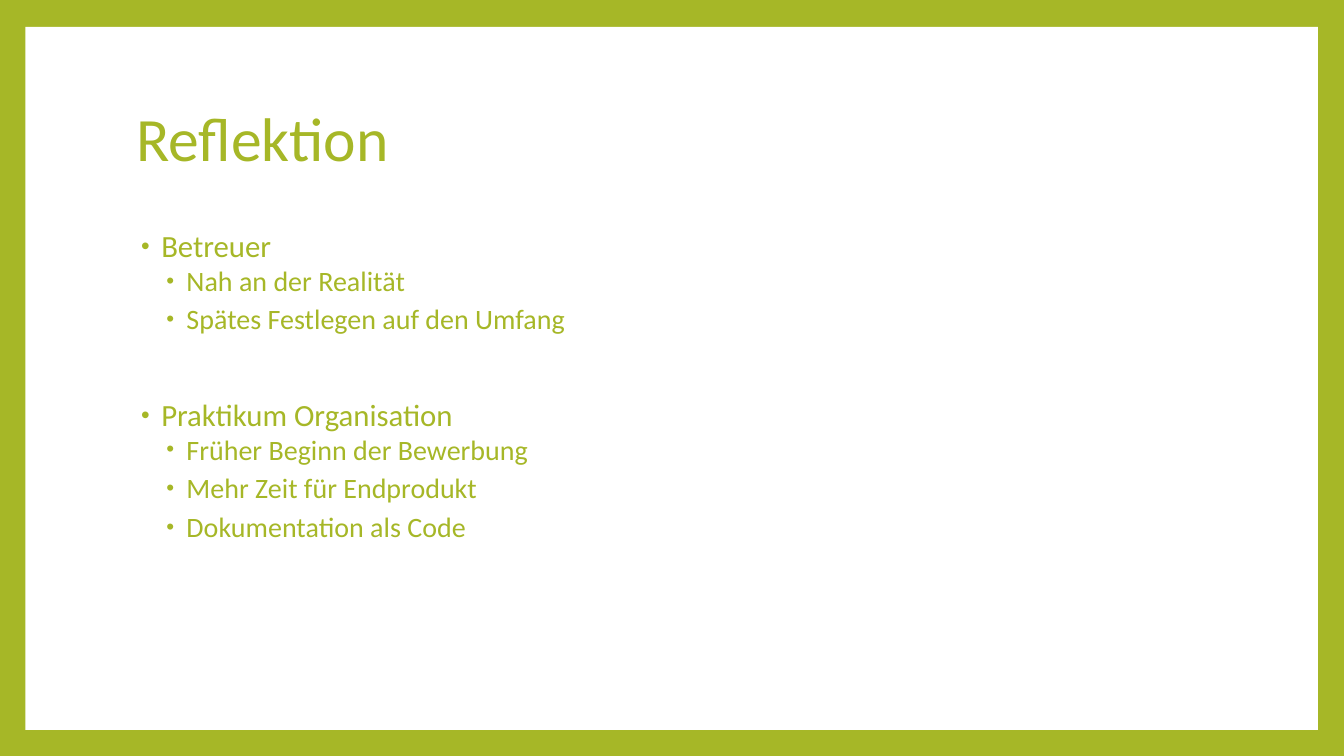
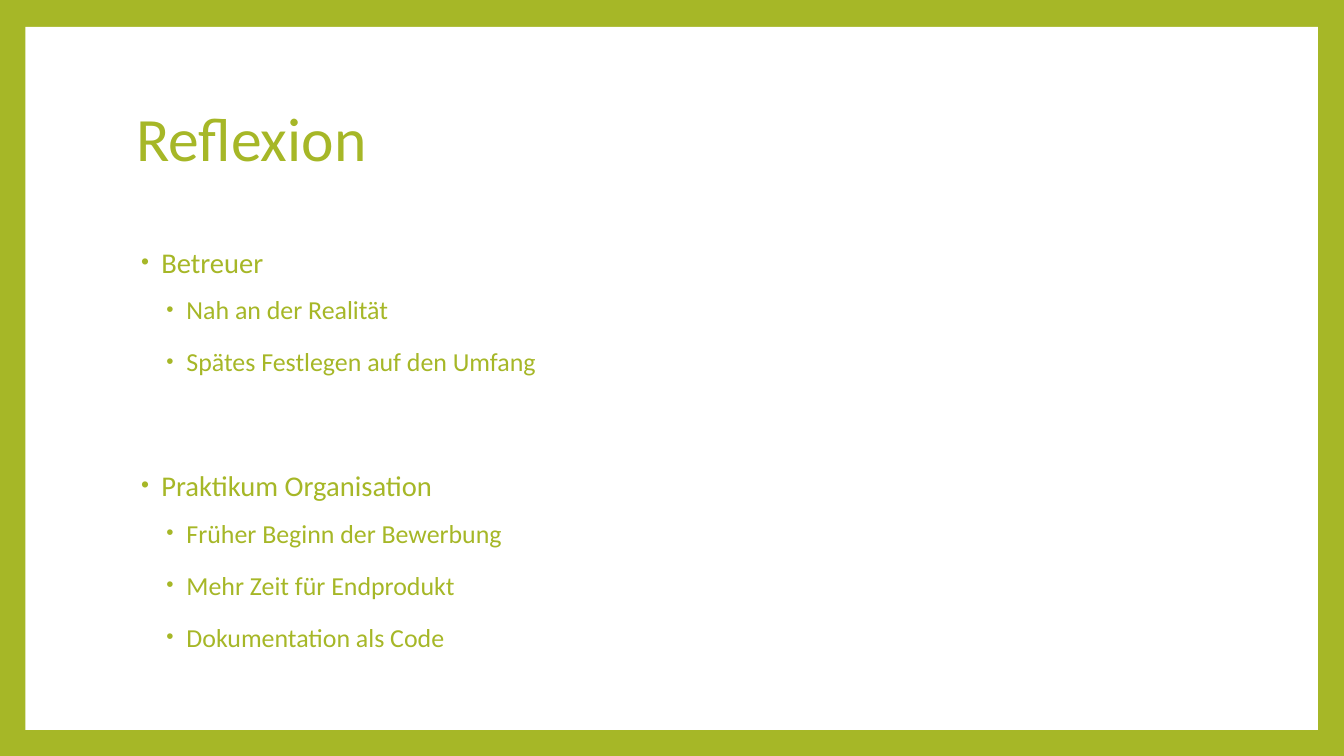
Before and after one commit to SalihColak/Cooking-Consultant, a slide deck: slide 8 of docs/Praesentation_Prototyp/end_cookingconsultant.pptx. Drawn at 1344x756 pixels with LibreOffice and Linux fonts; fonts in the diff are those of the drawing. Boxes give left, top, right and bottom in pixels: in the first picture for what was removed or moved away, otherwise in the second. Text is boxed around its words. In the diff, an @@ line names an element or a change of style, - is before the commit and + after.

```diff
--- a/docs/Praesentation_Prototyp/end_cookingconsultant.pptx
+++ b/docs/Praesentation_Prototyp/end_cookingconsultant.pptx
@@ title at bbox=[136, 118, 366, 162]: text changed @@
-Reflektion
+Reflexion
@@ text "Betreuer" at bbox=[161, 254, 536, 647]: size 22 to 20.4 pt in "Betreuer", "Praktikum Organisation"; size 20 to 18.5 pt in "Nah an der Realität", "Spätes Festlegen auf den Umfang", "Früher Beginn der Bewerbung", "Mehr Zeit für Endprodukt" and 1 more places; line spacing 0.9 to 1.4 @@
```
Also in this commit, not shown: 4 other slides changed.
